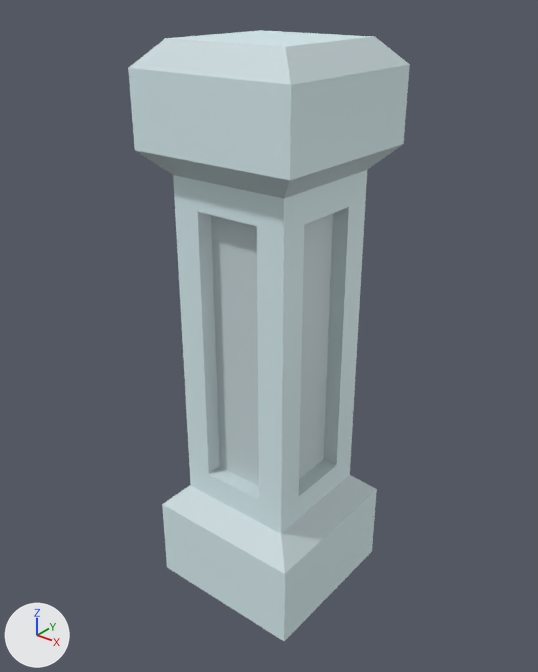
The glTF model assets/models/kit/nature_statue_column.glb: old version first, new version second.
One viewpoint serves both versions: a 50 mm lens placed at (0.737, -0.927, 1.034), pointed at (-0.006, 0.001, 0.459). Lighting does not change. The marker at lower left points along +X, +Y and +Z. The picture after the commit comes second. Vertices at exactly the same position are counted once.

In view in the first picture: 'nature_statue_column'.
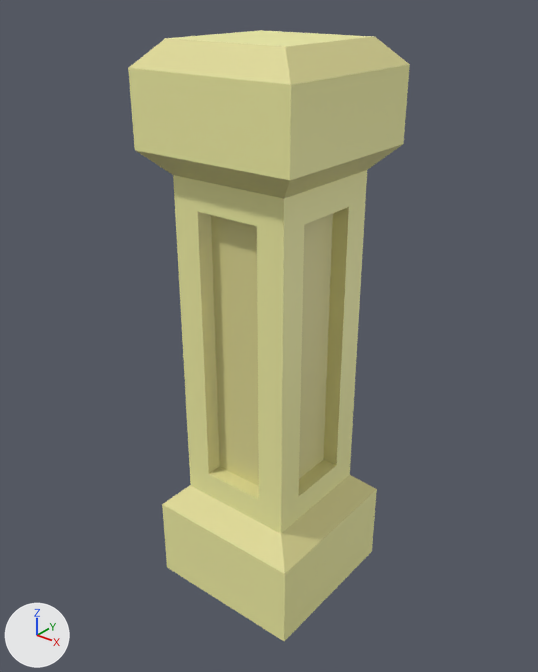
Pixel boxes [x1, y1, x2, y2] of what changed, in the pictures (538 x 672 px):
part 1 of me_mesh_statue_column, recoloured (light grey to beige): [129, 37, 409, 574] in both
part 2 of me_mesh_statue_column, recoloured (pale blue to beige): [128, 30, 410, 641] in both

What the commit changed:
me_mesh_statue_column has 62 vertices, 122 faces and spans x -0.15..0.15, y -0.15..0.15, z -0.05..0.95.
me_mesh_statue_column is used by ob_nature_statue_column; location (0.0, 0.0, 0.0).
me_mesh_statue_column part 1: 67 faces centred in x -0.137..0.137, y -0.137..0.137, z 0.123..0.937 are repainted in the vertex colours; the middle colour goes from light grey #ccdbde to beige #e1db96.
me_mesh_statue_column part 2: 53 faces centred in x -0.15..0.15, y -0.15..0.15, z -0.05..0.95 are repainted in the vertex colours; the middle colour goes from pale blue #ddf2f5 to beige #f4f2a6.
